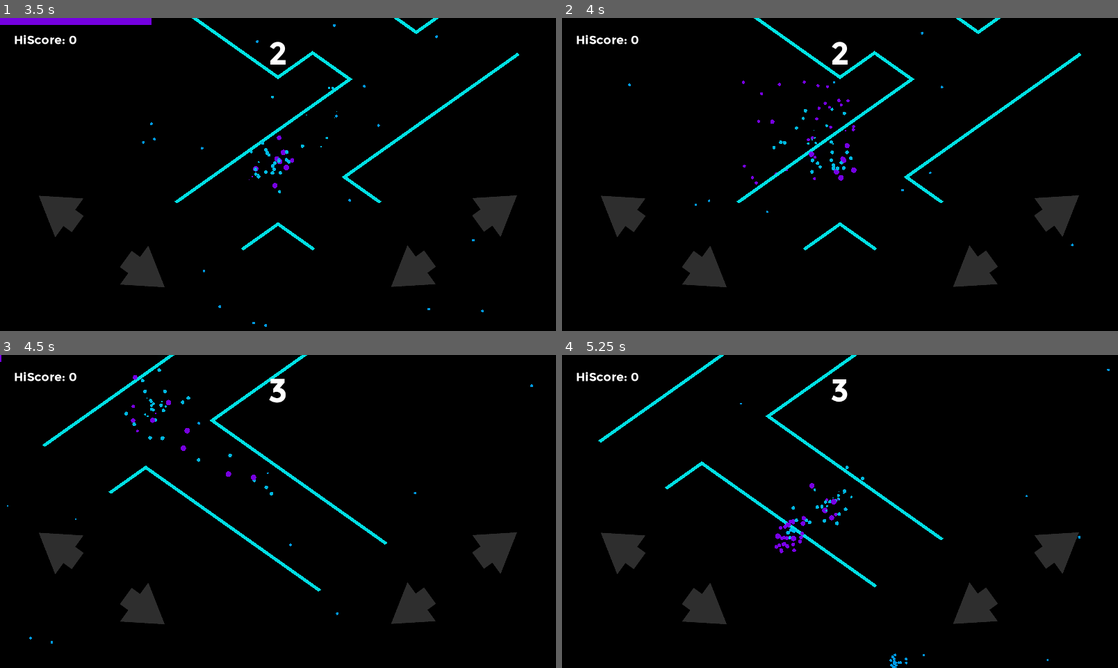
Above: before the commit, frames 1-4 (two rows, left to right).
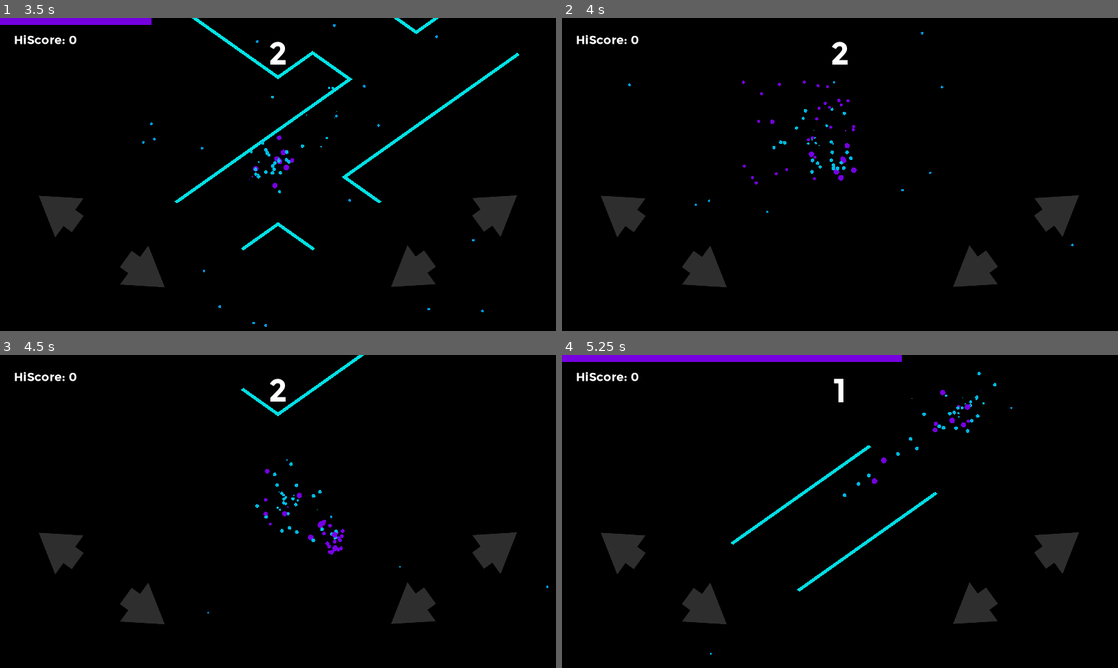
Above: after the commit, the same moments.

Repository: Pomoc48/iso-game
Game: Godot game, scene res://scenes/Level.tscn
The game is run twice, just before and just after one commit, with the same random seed, the same clock (stepped at 60 frames per second) and the same inputs.
Inputs (mouse positions are in pixels of both pictures, inside the frame that each line leads up to):
- Up to frame 1 (3.5 s): click (55, 208) at 0.5 s; click (144, 274) at 1.25 s; click (411, 274) at 2 s; click (500, 212) at 2.75 s
- Up to frame 2 (4 s): click (617, 208) at 3.5 s
- Up to frame 3 (4.5 s): click (144, 611) at 4.25 s
- Up to frame 4 (5.25 s): click (973, 611) at 5 s

Frame 1 is identical in both runs. In frame 2, 1.5% of the frame differs, in the area x 31-94%, y 0-75%; in frame 3, 2.4%; in frame 4, 4.0%, in the area x 0-99%, y 0-100%.

Commit message:
Fix game over animation

Diff:
--- a/scripts/Globals.gd
+++ b/scripts/Globals.gd
@@ -17,7 +17,7 @@
 var emission_color: Color
 
 var animation_direction: int
-var camera_rotation: int
+var camera_rotation: int = Direction.LEFT_UP
 var starting_direction: int
 var platform_diff: int
 var possible_moves: Array
@@ -64,14 +64,13 @@
 
 func new_game():
 	first_move = true
+	player_can_move = true
 
 	player_health = FULL_HEALTH
 	session_score = 0
 	_cycles_count = 0
 
 	animation_speed = 0.25
-	player_position = Vector3()
-	camera_rotation = Direction.LEFT_UP
 	platform_diff = PlafformDifficulty.EASY
 
 
--- a/scripts/Level.gd
+++ b/scripts/Level.gd
@@ -11,6 +11,8 @@
 var _max_difficulty_cycle = 20
 var _life_loss_rate = 0.04
 var _life_gain_rate = 2.0
+
+var _is_player_dead = false
 
 var _inputs = [
 	"ui_up",
@@ -50,8 +52,8 @@
 
 
 func _physics_process(_delta):
-	# if Globals.player_health <= 0 and not _is_player_dead:
-	# 	_game_over()
+	if Globals.player_health <= 0 and not _is_player_dead:
+		_game_over()
 
 	if not Globals.first_move:
 		_loose_health_on_tick()
@@ -151,8 +153,8 @@
 	if not Globals.first_move:
 		Globals.player_health -= 10
 
-	# if Globals.player_health <= 0 and not _is_player_dead:
-	# 	_game_over()
+	if Globals.player_health <= 0 and not _is_player_dead:
+		_game_over()
 
 
 func _loose_health_on_tick():
@@ -165,13 +167,21 @@
 	Globals.player_health = clamp(new_health, 0, Globals.FULL_HEALTH)
 
 
-# func _game_over():
-# 	_is_player_dead = true
-# 	# toggle_controls(false)
+func _game_over():
+	_is_player_dead = true
+	Globals.player_can_move = false
 
-# 	_play_outro_animation()
+	_platforms.clear_playfield()
 
 
-# func _play_outro_animation():
-# 	_interface.play_interface_animation("ui_hide")
-# 	_player.play_spatial_animation("camera_up")
+func new_game():
+	Globals.new_game()
+
+	_difficulty_cycle = Globals.get_next_cycle(_max_difficulty_cycle);
+	_speedup_counter = 0
+
+	_max_difficulty_cycle = 20
+	_life_loss_rate = 0.04
+	_life_gain_rate = 2.0
+
+	_is_player_dead = false
--- a/scripts/PlatformSpace.gd
+++ b/scripts/PlatformSpace.gd
@@ -1,4 +1,7 @@
 extends Node3D
+
+
+var _level
 
 
 var _history = 4
@@ -11,12 +14,40 @@
 ]
 
 
+func _ready():
+	_level = get_node("../")
+
+
 func generate():
 	_place(_get_type())
 	_total += 1
 
 	if _total >= _history:
 		_remove_old()
+
+
+func clear_playfield():
+	get_children().map(_play_fade)
+
+	var timer = Timer.new()
+
+	timer.wait_time = Globals.animation_speed * 2
+	timer.one_shot = true
+	timer.autostart = true
+
+	timer.connect("timeout", func(): _on_timer_timeout(timer))
+
+	add_child(timer)
+
+
+func _on_timer_timeout(timer):
+	remove_child(timer)
+	_place("Start")
+
+	_history = 4
+	_total = 1
+
+	_level.new_game()
 
 
 func _get_type() -> String:
@@ -46,4 +77,8 @@
 	var child = self.get_child(child_index) as Node3D
 
 	_total -= 1
-	child.get_node("Node3D").play_fade_out_animation()
+	_play_fade(child)
+
+
+func _play_fade(node):
+	node.get_node("Node3D").play_fade_out_animation()
